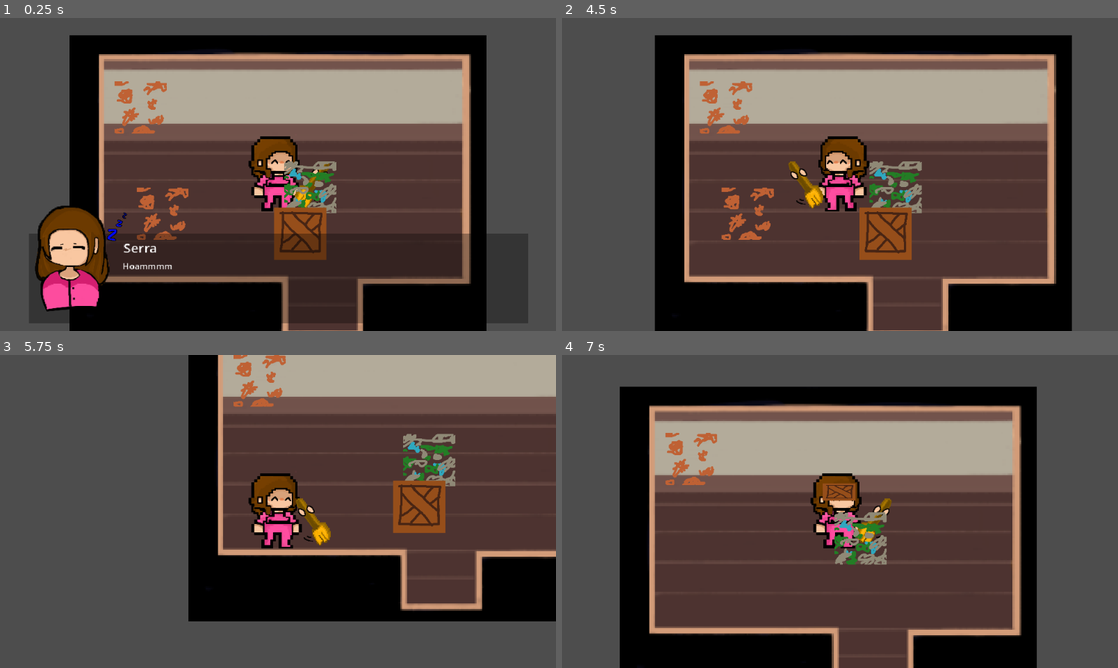
Above: before the commit, frames 1-4 (two rows, left to right).
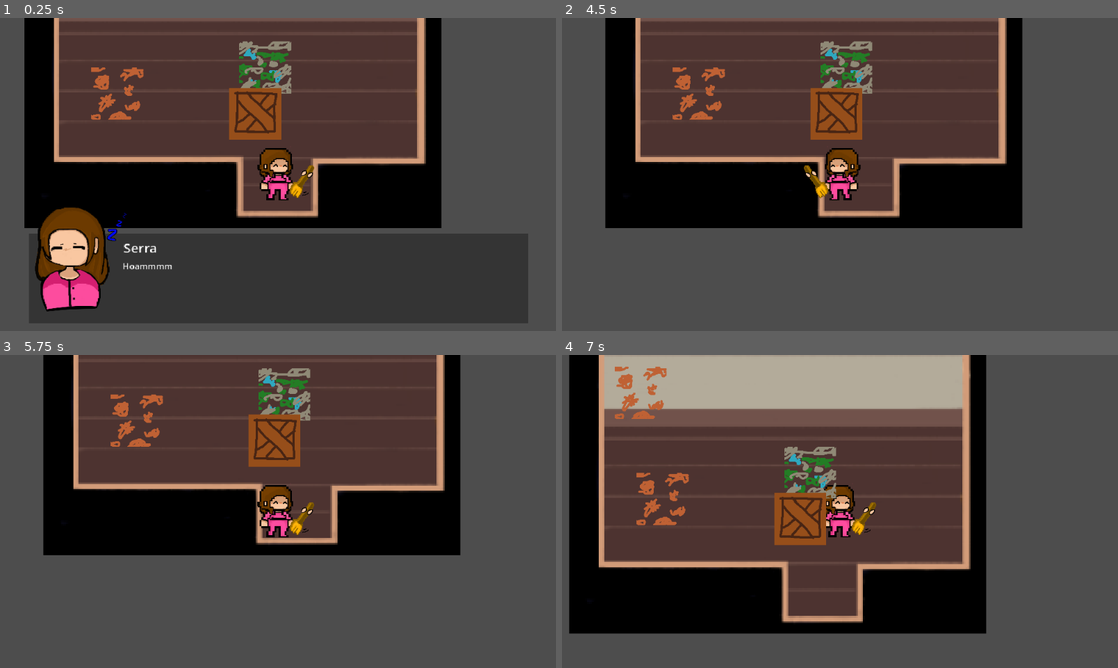
Above: after the commit, the same moments.

Repository: Myriadn/Alter-Serra
Game: Godot game, scene res://scenes/levels/master/day1/day1_morning.tscn
Same seed, same stepped clock (60 frames per second), same inputs: the game is played once before the commit and once after it. This scene is started directly instead of the project's main scene.
Inputs (mouse positions are in pixels of both pictures, inside the frame that each line leads up to):
- Up to frame 1 (0.25 s): no input
- Up to frame 2 (4.5 s): tap Enter at 0.5, 2, 4.25 s; move the mouse to (962, 158) at 0.52 s; hold D (move_right) 0.53-1.28 s; hold E (interact) 0.53-1.28 s; tap Space at 1.25, 3.5 s; move the mouse to (728, 190) at 1.27 s; hold S (move_down) 1.28-2.03 s; tap E (interact) at 1.35, 2.85 s; move the mouse to (895, 105) at 2.02 s; hold D (move_right) 2.03-2.78 s; hold E (interact) 2.03-2.78 s; click (895, 105) at 2.1 s; move the mouse to (812, 237) at 2.77 s; hold W (move_up) 2.78-3.53 s; move the mouse to (1006, 221) at 3.52 s; hold E (interact) 3.53-4.28 s; hold A (move_left) from 3.53 s (still down); move the mouse to (673, 127) at 4.27 s; click (673, 127) at 4.35 s
- Up to frame 3 (5.75 s): tap E (interact) at 4.55 s; move the mouse to (305, 511) at 5.02 s; release A (move_left) at 5.03 s; hold S (move_down) from 5.03 s (still down); hold E (interact) from 5.03 s (still down)
- Up to frame 4 (7 s): move the mouse to (756, 433) at 5.77 s; release S (move_down) at 5.78 s; release E (interact) at 5.78 s; hold D (move_right) 5.78-6.53 s; tap E (interact) at 5.85 s; move the mouse to (962, 495) at 6.52 s; hold W (move_up) from 6.53 s (still down); hold E (interact) from 6.53 s (still down); click (962, 495) at 6.6 s

The runs differ from the first frame. In frame 1, 63% of the frame differs, in the area x 4-88%, y 0-100%; in frame 2, 74%, in the area x 7-92%, y 0-100%; in frame 3, 63%; in frame 4, 68%.

Commit message:
assets: ngebagiin partisi assetsnya biar gampang pake atlastexture

Diff:
--- /dev/null
+++ b/assets/levels/environment/bangku.tres
@@ -0,0 +1,7 @@
+[gd_resource type="AtlasTexture" format=3 uid="uid://dbm88qwhsbj0e"]
+
+[ext_resource type="Texture2D" uid="uid://cqeso3qxmhqxx" path="res://assets/levels/environment/environment.png" id="1_ekego"]
+
+[resource]
+atlas = ExtResource("1_ekego")
+region = Rect2(65, 100, 26, 46)
--- /dev/null
+++ b/assets/levels/environment/buffet_acak.tres
@@ -0,0 +1,7 @@
+[gd_resource type="AtlasTexture" format=3 uid="uid://ca40aiexh2wle"]
+
+[ext_resource type="Texture2D" uid="uid://cqeso3qxmhqxx" path="res://assets/levels/environment/environment.png" id="1_vp32w"]
+
+[resource]
+atlas = ExtResource("1_vp32w")
+region = Rect2(109, 171, 44, 51)
--- /dev/null
+++ b/assets/levels/environment/buffet_acak_1.tres
@@ -0,0 +1,7 @@
+[gd_resource type="AtlasTexture" format=3 uid="uid://bufeq7yjvkmnl"]
+
+[ext_resource type="Texture2D" uid="uid://cqeso3qxmhqxx" path="res://assets/levels/environment/environment.png" id="1_0xssb"]
+
+[resource]
+atlas = ExtResource("1_0xssb")
+region = Rect2(164, 171, 25, 26)
--- /dev/null
+++ b/assets/levels/environment/buffet_acak_2.tres
@@ -0,0 +1,7 @@
+[gd_resource type="AtlasTexture" format=3 uid="uid://bd8nxmyifijdt"]
+
+[ext_resource type="Texture2D" uid="uid://cqeso3qxmhqxx" path="res://assets/levels/environment/environment.png" id="1_ikunf"]
+
+[resource]
+atlas = ExtResource("1_ikunf")
+region = Rect2(164, 202, 23, 18)
--- /dev/null
+++ b/assets/levels/environment/daging_1.tres
@@ -0,0 +1,7 @@
+[gd_resource type="AtlasTexture" format=3 uid="uid://dgul0ur7wtedg"]
+
+[ext_resource type="Texture2D" uid="uid://cqeso3qxmhqxx" path="res://assets/levels/environment/environment.png" id="1_bic23"]
+
+[resource]
+atlas = ExtResource("1_bic23")
+region = Rect2(224, 80, 32, 32)
--- /dev/null
+++ b/assets/levels/environment/daging_2.tres
@@ -0,0 +1,7 @@
+[gd_resource type="AtlasTexture" format=3 uid="uid://7iomfk8a3jvd"]
+
+[ext_resource type="Texture2D" uid="uid://cqeso3qxmhqxx" path="res://assets/levels/environment/environment.png" id="1_kmp04"]
+
+[resource]
+atlas = ExtResource("1_kmp04")
+region = Rect2(227, 130, 26, 29)
--- /dev/null
+++ b/assets/levels/environment/dus.tres
@@ -0,0 +1,7 @@
+[gd_resource type="AtlasTexture" format=3 uid="uid://372tt5hm8ttu"]
+
+[ext_resource type="Texture2D" uid="uid://cqeso3qxmhqxx" path="res://assets/levels/environment/environment.png" id="1_bkj7b"]
+
+[resource]
+atlas = ExtResource("1_bkj7b")
+region = Rect2(64, 240, 32, 32)
--- /dev/null
+++ b/assets/levels/environment/dus_1.tres
@@ -0,0 +1,7 @@
+[gd_resource type="AtlasTexture" format=3 uid="uid://qr306yxt3p4o"]
+
+[ext_resource type="Texture2D" uid="uid://cqeso3qxmhqxx" path="res://assets/levels/environment/environment.png" id="1_y64gg"]
+
+[resource]
+atlas = ExtResource("1_y64gg")
+region = Rect2(163, 102, 26, 38)
--- /dev/null
+++ b/assets/levels/environment/dus_2.tres
@@ -0,0 +1,7 @@
+[gd_resource type="AtlasTexture" format=3 uid="uid://e4ssvecq0n7f"]
+
+[ext_resource type="Texture2D" uid="uid://cqeso3qxmhqxx" path="res://assets/levels/environment/environment.png" id="1_o6o8y"]
+
+[resource]
+atlas = ExtResource("1_o6o8y")
+region = Rect2(134, 111, 26, 29)
--- /dev/null
+++ b/assets/levels/environment/dus_3.tres
@@ -0,0 +1,7 @@
+[gd_resource type="AtlasTexture" format=3 uid="uid://cej58afto87yk"]
+
+[ext_resource type="Texture2D" uid="uid://cqeso3qxmhqxx" path="res://assets/levels/environment/environment.png" id="1_wwjdj"]
+
+[resource]
+atlas = ExtResource("1_wwjdj")
+region = Rect2(105, 240, 24, 32)
--- /dev/null
+++ b/assets/levels/environment/dus_4.tres
@@ -0,0 +1,7 @@
+[gd_resource type="AtlasTexture" format=3 uid="uid://cy2qgt5is4bvk"]
+
+[ext_resource type="Texture2D" uid="uid://cqeso3qxmhqxx" path="res://assets/levels/environment/environment.png" id="1_r82la"]
+
+[resource]
+atlas = ExtResource("1_r82la")
+region = Rect2(132, 255, 21, 17)
--- /dev/null
+++ b/assets/levels/environment/kasur.tres
@@ -0,0 +1,7 @@
+[gd_resource type="AtlasTexture" format=3 uid="uid://cxwee24rnnicq"]
+
+[ext_resource type="Texture2D" uid="uid://cqeso3qxmhqxx" path="res://assets/levels/environment/environment.png" id="1_332e8"]
+
+[resource]
+atlas = ExtResource("1_332e8")
+region = Rect2(3, 2, 43, 61)
--- /dev/null
+++ b/assets/levels/environment/kasur_acak.tres
@@ -0,0 +1,7 @@
+[gd_resource type="AtlasTexture" format=3 uid="uid://7jxtcqnqnw2n"]
+
+[ext_resource type="Texture2D" uid="uid://cqeso3qxmhqxx" path="res://assets/levels/environment/environment.png" id="1_gacih"]
+
+[resource]
+atlas = ExtResource("1_gacih")
+region = Rect2(67, 2, 43, 61)
--- /dev/null
+++ b/assets/levels/environment/kasur_acak_1.tres
@@ -0,0 +1,7 @@
+[gd_resource type="AtlasTexture" format=3 uid="uid://c7vq40te7kort"]
+
+[ext_resource type="Texture2D" uid="uid://cqeso3qxmhqxx" path="res://assets/levels/environment/environment.png" id="1_w7ol8"]
+
+[resource]
+atlas = ExtResource("1_w7ol8")
+region = Rect2(210, 177, 45, 63)
--- /dev/null
+++ b/assets/levels/environment/kertas_acak_1.tres
@@ -0,0 +1,7 @@
+[gd_resource type="AtlasTexture" format=3 uid="uid://bw4mca7k5va8q"]
+
+[ext_resource type="Texture2D" uid="uid://cqeso3qxmhqxx" path="res://assets/levels/environment/environment.png" id="1_alvxw"]
+
+[resource]
+atlas = ExtResource("1_alvxw")
+region = Rect2(50, 179, 13, 11)
--- /dev/null
+++ b/assets/levels/environment/kertas_acak_2.tres
@@ -0,0 +1,7 @@
+[gd_resource type="AtlasTexture" format=3 uid="uid://4pqxuhd5476d"]
+
+[ext_resource type="Texture2D" uid="uid://cqeso3qxmhqxx" path="res://assets/levels/environment/environment.png" id="1_35i68"]
+
+[resource]
+atlas = ExtResource("1_35i68")
+region = Rect2(50, 198, 28, 19)
--- /dev/null
+++ b/assets/levels/environment/meja.tres
@@ -0,0 +1,7 @@
+[gd_resource type="AtlasTexture" format=3 uid="uid://bn45cr8836k6g"]
+
+[ext_resource type="Texture2D" uid="uid://cqeso3qxmhqxx" path="res://assets/levels/environment/environment.png" id="1_6qf3t"]
+
+[resource]
+atlas = ExtResource("1_6qf3t")
+region = Rect2(22, 84, 34, 86)
--- /dev/null
+++ b/assets/levels/environment/pot_1.tres
@@ -0,0 +1,7 @@
+[gd_resource type="AtlasTexture" format=3 uid="uid://bpa4m0ft752x1"]
+
+[ext_resource type="Texture2D" uid="uid://cqeso3qxmhqxx" path="res://assets/levels/environment/environment.png" id="1_jina3"]
+
+[resource]
+atlas = ExtResource("1_jina3")
+region = Rect2(6, 236, 23, 36)
--- /dev/null
+++ b/assets/levels/environment/pot_2.tres
@@ -0,0 +1,7 @@
+[gd_resource type="AtlasTexture" format=3 uid="uid://ce10hg2mdf6p6"]
+
+[ext_resource type="Texture2D" uid="uid://cqeso3qxmhqxx" path="res://assets/levels/environment/environment.png" id="1_wwjdj"]
+
+[resource]
+atlas = ExtResource("1_wwjdj")
+region = Rect2(35, 236, 23, 36)
--- /dev/null
+++ b/assets/levels/environment/rak.tres
@@ -0,0 +1,7 @@
+[gd_resource type="AtlasTexture" format=3 uid="uid://dgpbpk8natwhy"]
+
+[ext_resource type="Texture2D" uid="uid://cqeso3qxmhqxx" path="res://assets/levels/environment/environment.png" id="1_a0vt7"]
+
+[resource]
+atlas = ExtResource("1_a0vt7")
+region = Rect2(129, 9, 30, 81)
--- /dev/null
+++ b/assets/levels/environment/rak_acak.tres
@@ -0,0 +1,7 @@
+[gd_resource type="AtlasTexture" format=3 uid="uid://17dqbjcgxd1f"]
+
+[ext_resource type="Texture2D" uid="uid://cqeso3qxmhqxx" path="res://assets/levels/environment/environment.png" id="1_nnaye"]
+
+[resource]
+atlas = ExtResource("1_nnaye")
+region = Rect2(173, 9, 34, 79)
--- /dev/null
+++ b/assets/levels/environment/rak_acak_2.tres
@@ -0,0 +1,7 @@
+[gd_resource type="AtlasTexture" format=3 uid="uid://dthw8fuhx8hge"]
+
+[ext_resource type="Texture2D" uid="uid://cqeso3qxmhqxx" path="res://assets/levels/environment/environment.png" id="1_w6gqs"]
+
+[resource]
+atlas = ExtResource("1_w6gqs")
+region = Rect2(225, 9, 30, 69)
--- /dev/null
+++ b/assets/levels/environment/tempat_sampah.tres
@@ -0,0 +1,7 @@
+[gd_resource type="AtlasTexture" format=3 uid="uid://ddcetditi742s"]
+
+[ext_resource type="Texture2D" uid="uid://cqeso3qxmhqxx" path="res://assets/levels/environment/environment.png" id="1_7mdtp"]
+
+[resource]
+atlas = ExtResource("1_7mdtp")
+region = Rect2(16, 181, 15, 21)
--- a/scenes/items/task_cleaning.tscn
+++ b/scenes/items/task_cleaning.tscn
@@ -1,7 +1,7 @@
 [gd_scene format=3 uid="uid://7tiq4dsm2ktv"]
 
 [ext_resource type="Script" uid="uid://c2qrb5ncfwv8a" path="res://scripts/task/task_modular.gd" id="1_3tctq"]
-[ext_resource type="Texture2D" uid="uid://p61xbr3ruo6q" path="res://asset/Noda.png" id="2_w7rnn"]
+[ext_resource type="Texture2D" uid="uid://cxwee24rnnicq" path="res://assets/levels/environment/kasur.tres" id="2_w7rnn"]
 
 [sub_resource type="RectangleShape2D" id="RectangleShape2D_w7rnn"]
 
@@ -11,11 +11,15 @@
 script = ExtResource("1_3tctq")
 
 [node name="CollisionShape2D" type="CollisionShape2D" parent="." unique_id=2100800185]
+position = Vector2(-1, -1)
+scale = Vector2(1.3999991, 2.080001)
 shape = SubResource("RectangleShape2D_w7rnn")
 
 [node name="Sprite2D" type="Sprite2D" parent="." unique_id=2080301272]
-scale = Vector2(0.05, 0.05)
+scale = Vector2(0.7, 0.7)
 texture = ExtResource("2_w7rnn")
+region_enabled = true
+region_rect = Rect2(2.9463692, 1.878202, 43.139828, 61.242325)
 
 [node name="TimerCleansing" type="Timer" parent="." unique_id=1891187782]
 wait_time = 0.1
--- a/scenes/levels/master/day1/day1_morning.tscn
+++ b/scenes/levels/master/day1/day1_morning.tscn
@@ -16,6 +16,7 @@
 texture = ExtResource("1_ajp4n")
 
 [node name="Player" parent="." unique_id=2026500027 instance=ExtResource("2_ioj4g")]
+scale = Vector2(0.7, 0.7)
 
 [node name="StaticBody2D" type="StaticBody2D" parent="." unique_id=1507315157]
 position = Vector2(0, -1)
@@ -52,7 +53,7 @@
 shape = SubResource("RectangleShape2D_ioj4g")
 
 [node name="Marker2D" type="Marker2D" parent="." unique_id=1313696218]
-position = Vector2(-65, 0)
+position = Vector2(26, 66)
 
 [node name="LevelManager" parent="." unique_id=167112185 instance=ExtResource("3_n0474")]
 spawn_area_min = Vector2(-100, -50)
--- a/scripts/characters/dialogue_control.gd
+++ b/scripts/characters/dialogue_control.gd
@@ -127,7 +127,7 @@
 # =========================
 # INPUT (LMB)
 # =========================
-func _input(event):
+func _input(_event):
 	if not visible:
 		return
 
--- a/scripts/characters/player.gd
+++ b/scripts/characters/player.gd
@@ -112,11 +112,11 @@
 	elif held_item is Node and held_item.has_method("get"):
 		item_name = held_item.get("obj_name") if held_item.get("obj_name") else "BOX"
 
-	print("🎯 Trying to drop: ", item_name)
+	# print("Trying to drop: ", item_name)
 
 	# Check jika ada box_seat nearby
 	if available_drop_place:
-		print("📍 Drop place detected: ", available_drop_place.name)
+		# print("Drop place detected: ", available_drop_place.name)
 
 		# Check jika box_seat
 		if available_drop_place is BoxSeat:
@@ -130,14 +130,14 @@
 					if i.has_method("_clear_holder"):
 						i._clear_holder()
 
-				print("✅ Item placed in box seat!")
+				# print("✅ Item placed in box seat!")
 				return
 			else:
 				print("❌ Cannot place ", item_name, " in this box seat")
 				return
 
 	# Fallback: Drop di tempat random
-	print("📦 Dropping at position (no box seat)")
+	# print("📦 Dropping at position (no box seat)")
 	var inst = TASK_CLEANING.instantiate()
 	inst.task_type = get_task_type_from_name(item_name)
 	inst.global_position = drop_position.global_position
@@ -149,8 +149,8 @@
 		if i.has_method("_clear_holder"):
 			i._clear_holder()
 
-func get_task_type_from_name(name: String) -> int:
-	match name:
+func get_task_type_from_name(nama: String) -> int:
+	match nama:
 		"BOX": return 2
 		"RACK": return 3
 		"BARANG": return 1
@@ -201,13 +201,13 @@
 		if direction.y > 0:
 			# Ngadep bawah
 			sprite.scale.x = abs(sprite.scale.x)  # Reset flip
-			pivot.rotation_degrees = -90.0
+			pivot.rotation_degrees = 90.0
 			hold_position.position = Vector2(0, offset_distance)
 			drop_position.position = Vector2(0, offset_distance + 10)
 		else:
 			# Ngadep atas
 			sprite.scale.x = abs(sprite.scale.x)  # Reset flip
-			pivot.rotation_degrees = 90.0
+			pivot.rotation_degrees = -90.0
 			hold_position.position = Vector2(0, -offset_distance)
 			drop_position.position = Vector2(0, -offset_distance - 10)
 
--- a/scripts/levels/day1_morning.gd
+++ b/scripts/levels/day1_morning.gd
@@ -3,10 +3,12 @@
 @onready var dialog_control = $CanvasLayer/DialogueControl
 @onready var level_manager = $LevelManager
 @onready var player = $Player
+@onready var spawn_point = $Marker2D
 
 var dialog_finished_first: bool = false
 
 func _ready():
+	player.global_position = spawn_point.global_position
 	# Disable player movement saat dialog
 	player.set_physics_process(false)
 
Binary file added: assets/levels/environment/environment.png
Not shown, added: assets/levels/environment/environment.png.import
